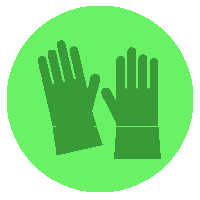
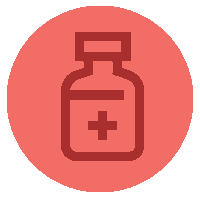
Comparing the layer stacks of the two 200 x 200 images. Changes:
hid "Layer 1 copy 5" over [left=7, top=6, right=193, bottom=192]
added layer "Layer 1 copy 12" above "color pallette" over [left=7, top=6, right=193, bottom=192]
painted on "Layer 1" over [left=7, top=6, right=193, bottom=192]
